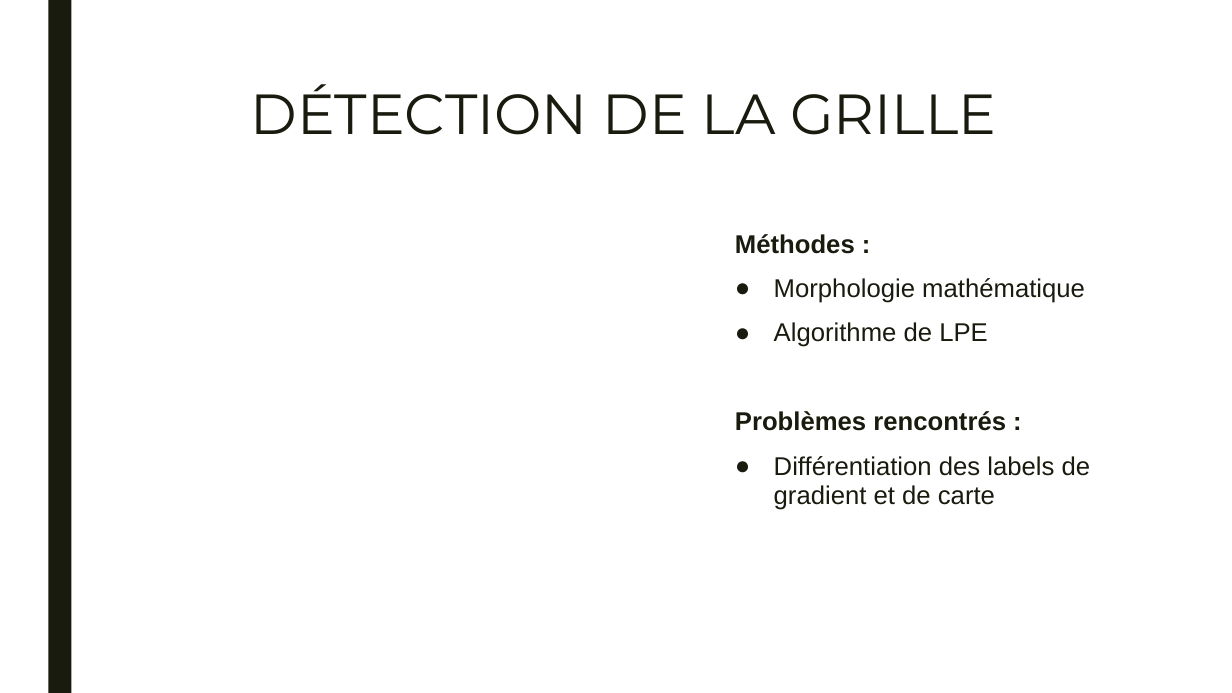
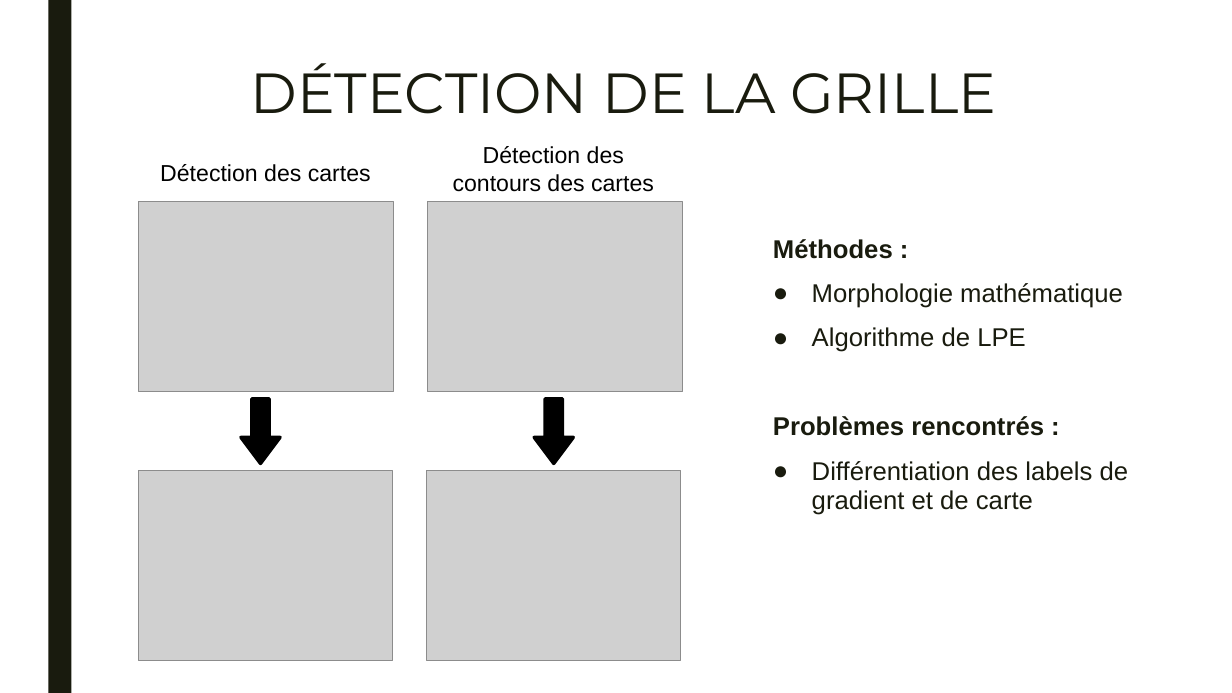
Before and after one commit to axmuris/ProjetCodenames, a slide deck: slide 6 of Oral/CodeNames.pptx. Drawn at 1232x693 pixels with LibreOffice and Linux fonts; fonts in the diff are those of the drawing; grey boxes stand for pictures; background and template pictures are left out. Boxes give left, top, right and bottom in pixels: in the first picture for what was removed or moved away, otherwise in the second. Text is boxed around its words. In the diff, an @@ line names an element or a change of style, - is before the commit and + after.

```diff
--- a/Oral/CodeNames.pptx
+++ b/Oral/CodeNames.pptx
@@ title "DÉTECTION DE LA GRILLE": place and size @@
-title "DÉTECTION DE LA GRILLE" at [250,84,996,135]
+title "DÉTECTION DE LA GRILLE" at [250,63,996,114]
@@ text added at [453,146,654,192], 18 pt, text #000000 @@
+Détection des contours des cartes
@@ text added at [160,164,371,182], 18 pt, text #000000 @@
+Détection des cartes
@@ picture added at [139,201,394,392] @@
@@ picture added at [428,201,683,391] @@
@@ text "Méthodes :": place and size @@
-text "Méthodes :" at [735,234,1091,510]
+text "Méthodes :" at [773,239,1129,515]
@@ down arrow added at [241,399,280,464], fill #000000, outline #000000 2.75 pt @@
@@ down arrow added at [534,399,573,464], fill #000000, outline #000000 2.75 pt @@
@@ picture added at [139,470,393,661] @@
@@ picture added at [427,470,681,660] @@
```
Also in this commit, not shown: 7 other slides changed, 16 other files.
